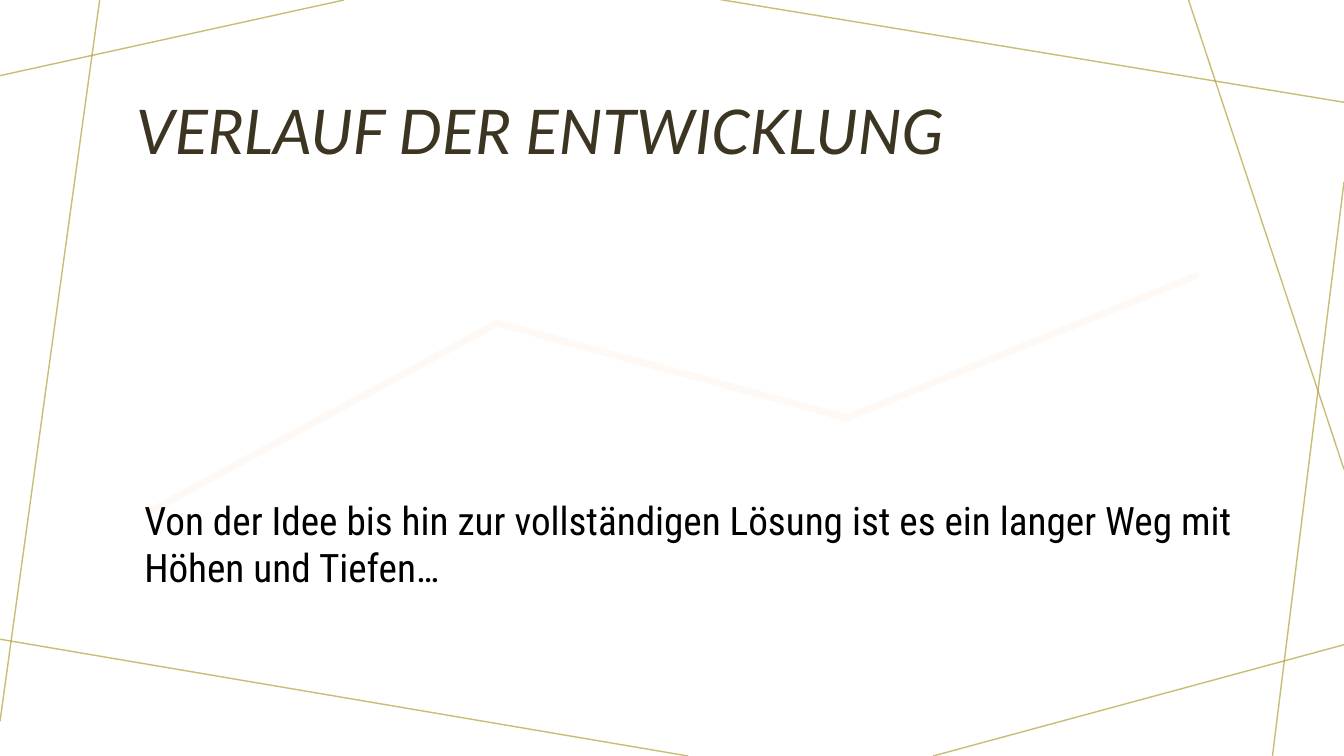
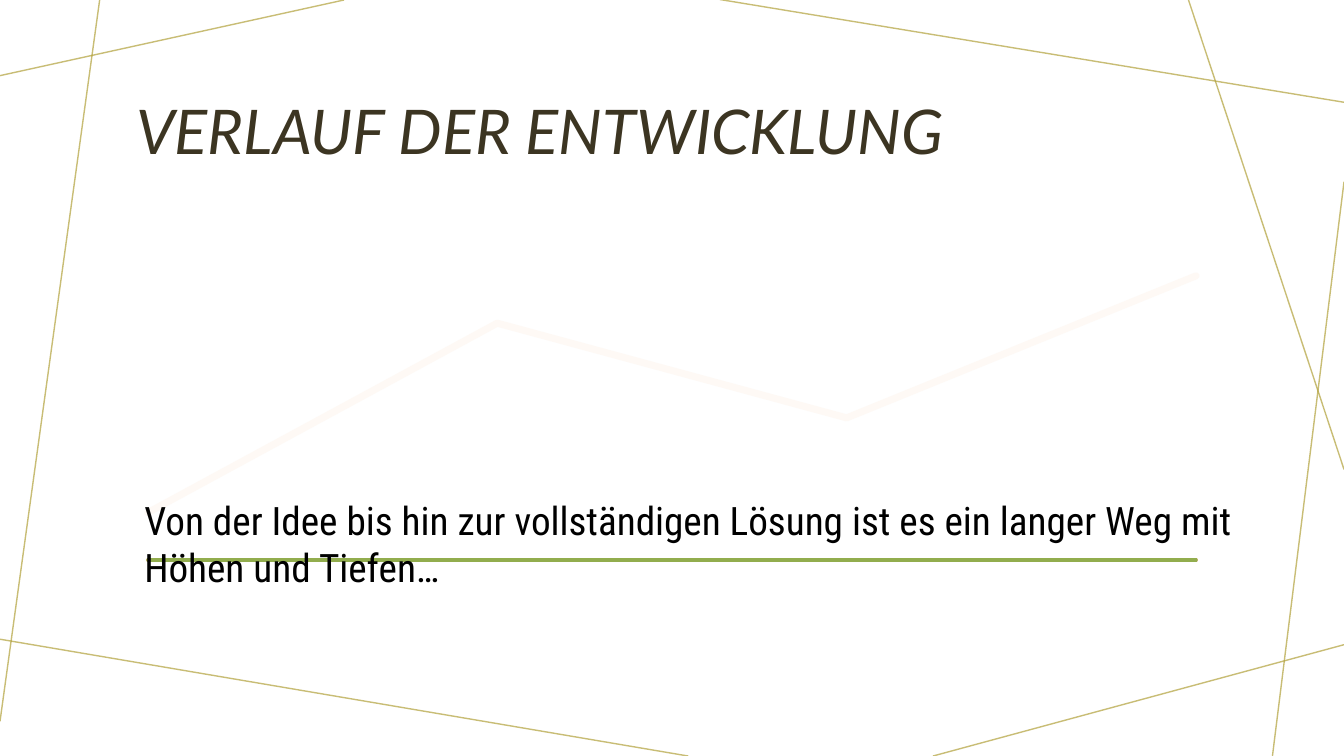
Before and after one commit to DanielMachina/HSP-SoSe-2021, a slide deck: slide 3 of Schrauben/Schraubenprogramm.odp. Drawn at 1344x756 pixels with LibreOffice and Linux fonts; fonts in the diff are those of the drawing. Boxes give left, top, right and bottom in pixels: in the first picture for what was removed or moved away, otherwise in the second. Text is boxed around its words. In the diff, an @@ line names an element or a change of style, - is before the commit and + after.

```diff
--- a/Schrauben/Schraubenprogramm.odp
+++ b/Schrauben/Schraubenprogramm.odp
@@ line chart at bbox=[126, 222, 1218, 568] @@
-Series 1: -, -, -, -
+Series 1: 0, 0, 0, 0
-Series 3: -, -, -, -
+Series 3: 0, 0, 0, 0
```
Also in this commit, not shown: 2 other slides changed, 1 slide added, 1 slide removed.
